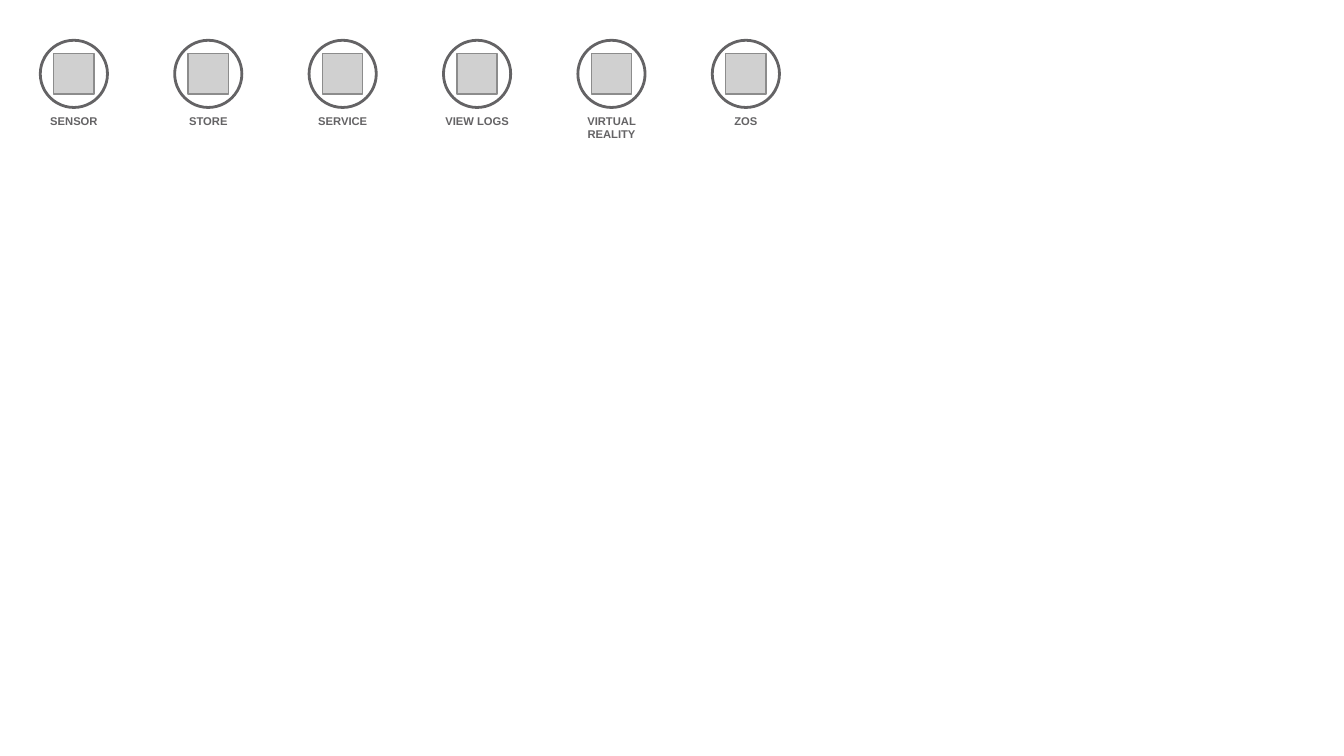
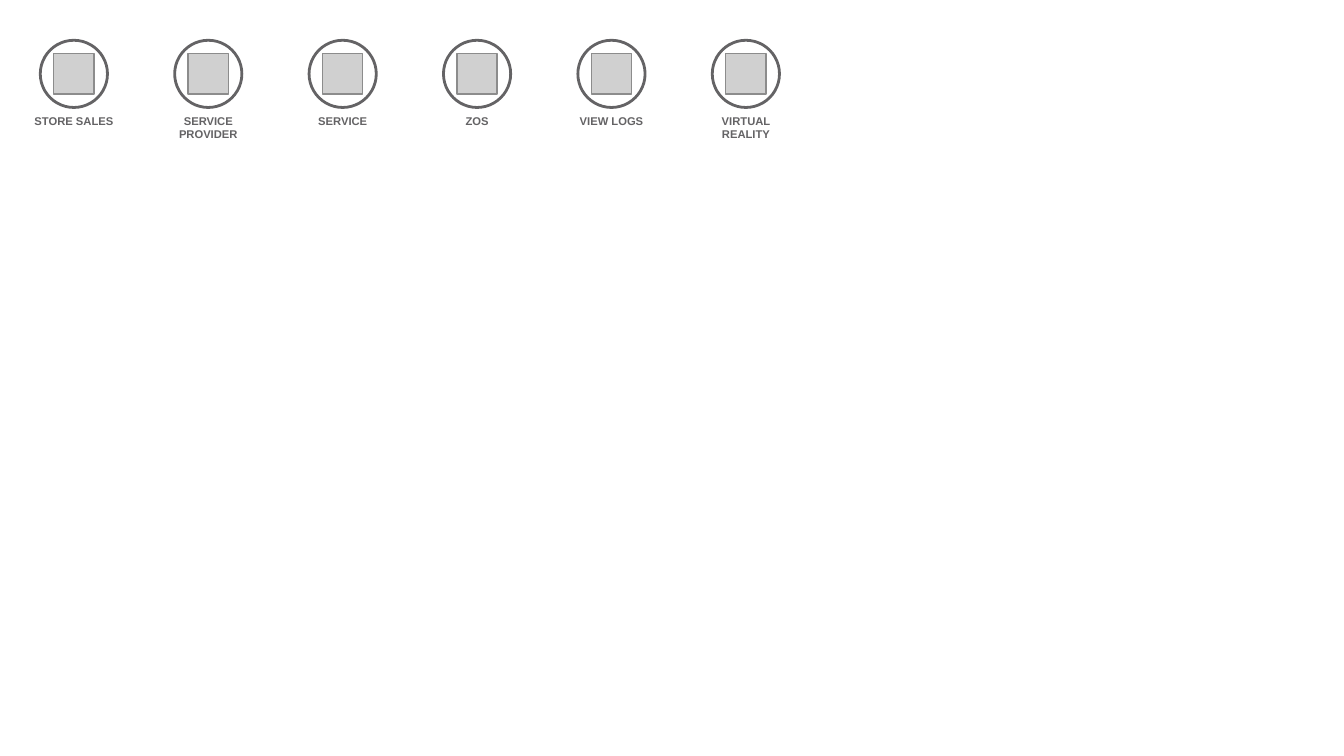
Before and after one commit to l2fprod/myarchitecture, a slide deck: slide 11 of mycatalog-architecture-diagram-template.pptx (slide 10 before the commit). Drawn at 1344x756 pixels with LibreOffice and Linux fonts; fonts in the diff are those of the drawing; grey boxes stand for pictures. Boxes give left, top, right and bottom in pixels: in the first picture for what was removed or moved away, otherwise in the second. Text is boxed around its words. In the diff, an @@ line names an element or a change of style, - is before the commit and + after.

```diff
--- a/mycatalog-architecture-diagram-template.pptx
+++ b/mycatalog-architecture-diagram-template.pptx
@@ text at (34,117,113,125): text changed @@
-SENSOR
+STORE SALES
@@ text at (179,117,238,138): text changed @@
-STORE
+SERVICE PROVIDER
@@ text "ZOS": place and size @@
-text "ZOS" at (734,117,757,125)
+text "ZOS" at (466,117,489,125)
@@ text "VIEW LOGS": place and size @@
-text "VIEW LOGS" at (445,117,509,125)
+text "VIEW LOGS" at (580,117,643,125)
@@ text "VIRTUAL REALITY": place and size @@
-text "VIRTUAL REALITY" at (587,117,636,138)
+text "VIRTUAL REALITY" at (722,117,771,138)
```
Also in this commit, not shown: 7 other slides changed, 1 slide added.
